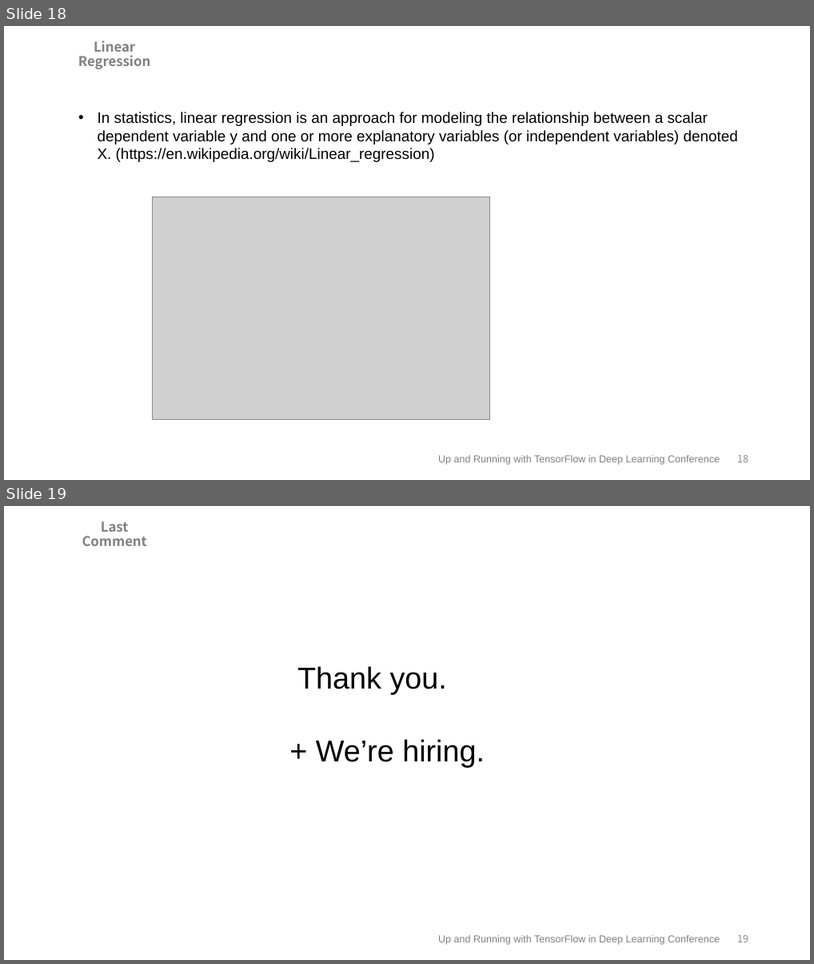
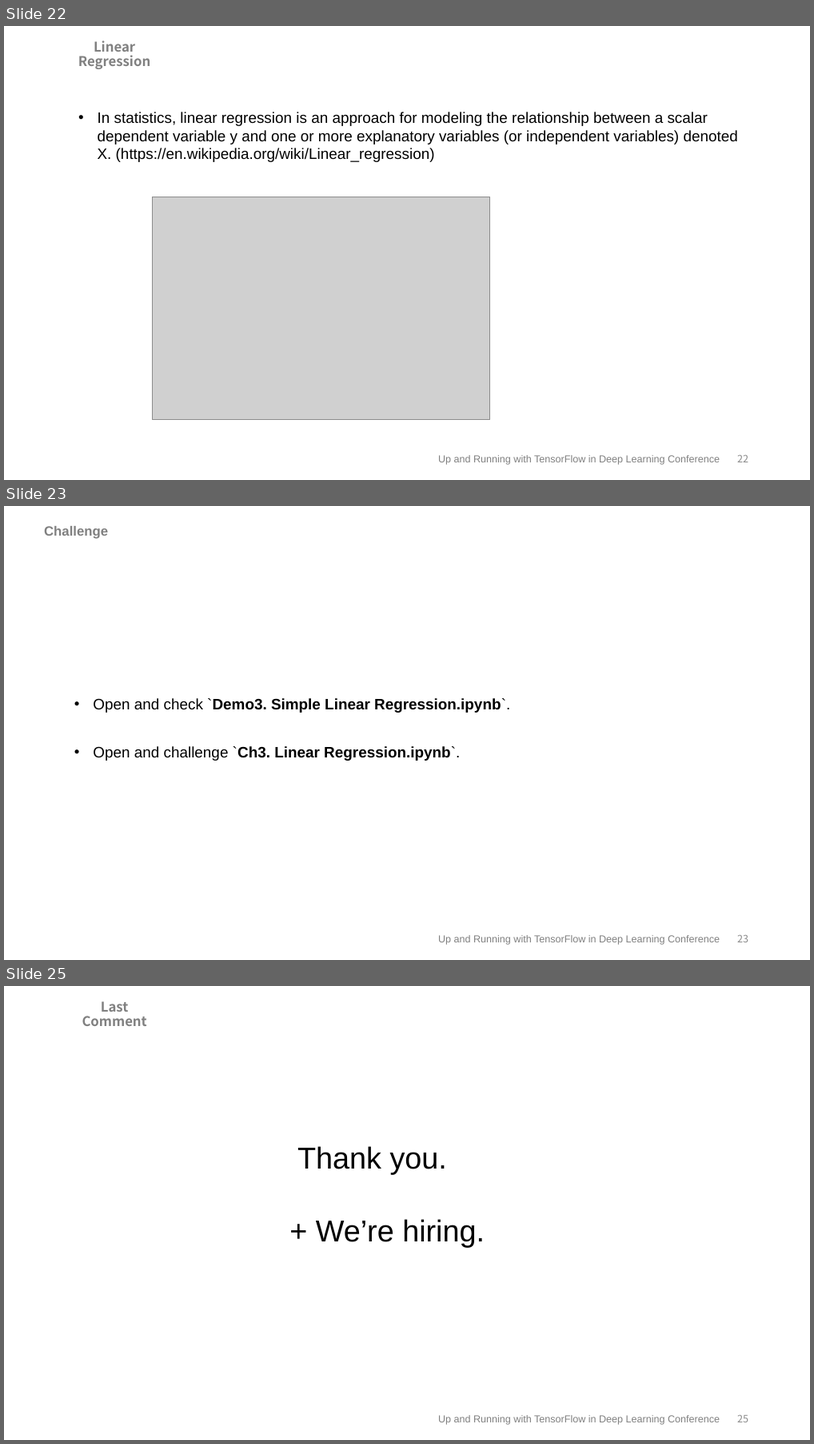
Before and after one commit to Kyubyong/up_and_running_with_Tensorflow, a slide deck: up and running with tensorflow.pptx. Shown one above the other, each under a label of ours: slides 18 and 19 before the commit, slides 22, 23 and 25 after it; the slides between them are not shown. The pictures are 814x964 and 814x1444 pixels, drawn with LibreOffice and Linux fonts; fonts in the diff are those of the drawing; grey boxes stand for pictures. Boxes give left, top, right and bottom in pixels: in the first picture for what was removed or moved away, otherwise in the second. Text is boxed around its words. In the diff, an @@ line names an element or a change of style, - is before the commit and + after.

```diff
--- a/up and running with tensorflow.pptx
+++ b/up and running with tensorflow.pptx
@@ slide 23 added at bbox=[4, 506, 810, 960], background #FFFFFF @@
@@ text added at bbox=[44, 526, 108, 539], 16 pt, text #808080, bold @@
+Challenge
@@ title added at bbox=[93, 698, 510, 712], 18 pt, text #000000, bold @@
+• Open and check `Demo3. Simple Linear Regression.ipynb`.
@@ text added at bbox=[93, 746, 460, 760], 18 pt, text #000000, bold @@
+• Open and challenge `Ch3. Linear Regression.ipynb`.
@@ text added at bbox=[438, 935, 720, 944], 12 pt, text #808080 @@
+Up and Running with TensorFlow in Deep Learning Conference
@@ page number added at bbox=[738, 935, 749, 942], 12 pt, text #8C8C8C @@
+23
@@ what was slide 18 is now slide 22 @@
@@ page number at bbox=[738, 455, 749, 462]: text changed @@
-18
+22
@@ what was slide 19 is now slide 25 @@
@@ page number at bbox=[738, 1415, 749, 1422]: text changed @@
-19
+25
```
Also in this commit, not shown: 5 other slides added, 14 other files.
